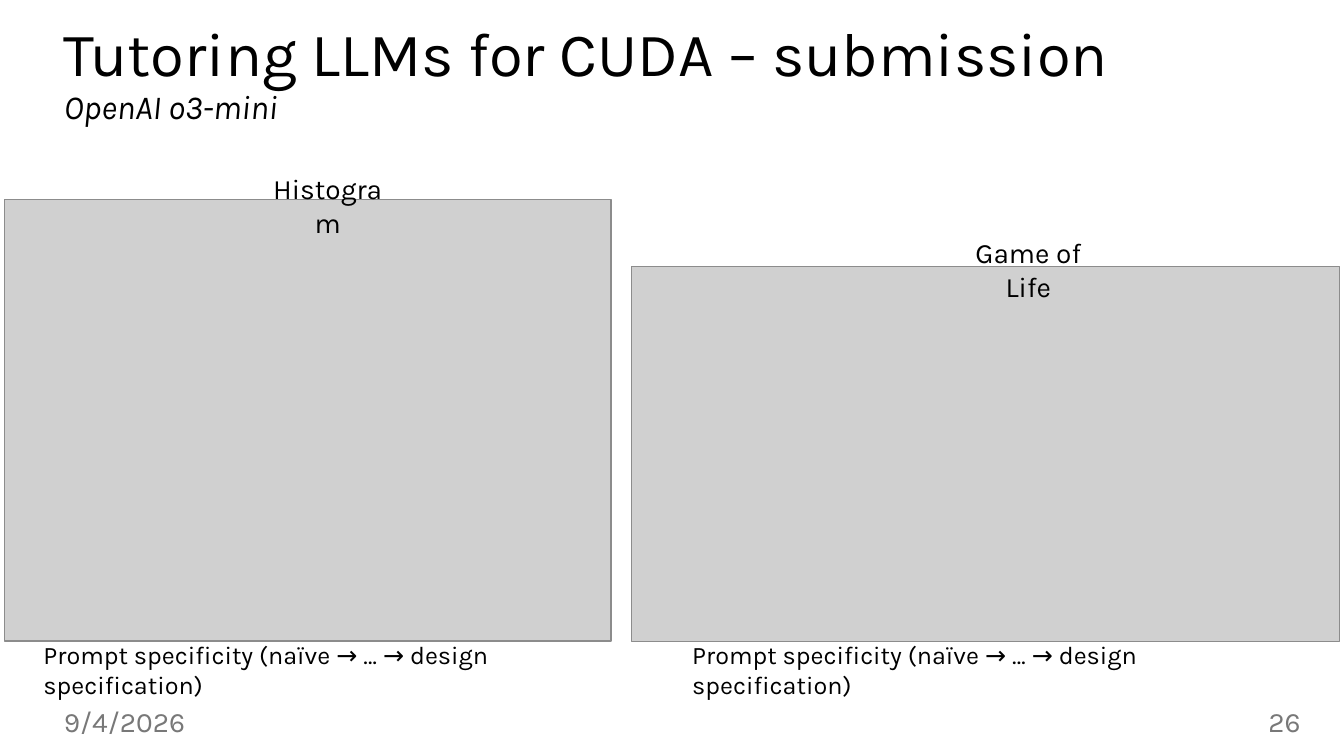
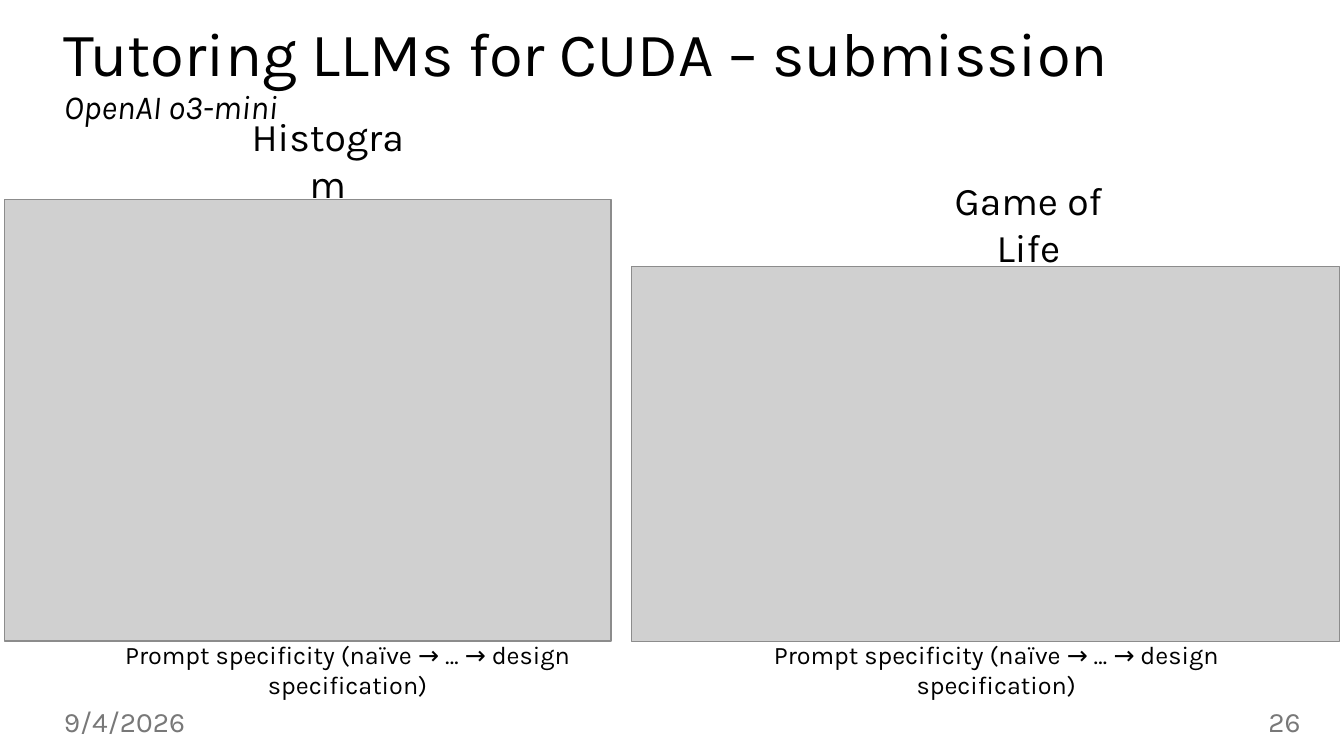
Before and after one commit to jiriklepl/phd-thesis, a slide deck: slide 26 of slides/Optimizing Memory Layouts and Traversal Orders in High-Performance Computing.pptx. Drawn at 1344x756 pixels with LibreOffice and Linux fonts; fonts in the diff are those of the drawing; grey boxes stand for pictures; background and template pictures are left out. Boxes give left, top, right and bottom in pixels: in the first picture for what was removed or moved away, otherwise in the second. Text is boxed around its words. In the diff, an @@ line names an element or a change of style, - is before the commit and + after.

```diff
--- a/slides/Optimizing Memory Layouts and Traversal Orders in High-Performance Computing.pptx
+++ b/slides/Optimizing Memory Layouts and Traversal Orders in High-Performance Computing.pptx
@@ text "Histogram" moved from (x1=254, y1=166, x2=401, y2=211) to (x1=229, y1=153, x2=426, y2=211) @@
@@ text "Histogram" at (x1=229, y1=153, x2=426, y2=211): size 20 to 28 pt; vertical alignment top to bottom @@
@@ text "Game of Life" at (x1=955, y1=188, x2=1102, y2=272): size 20 to 28 pt; vertical alignment top to bottom @@
@@ text "Game of Life" moved from (x1=975, y1=243, x2=1081, y2=298) to (x1=955, y1=188, x2=1102, y2=272) @@
@@ text "Prompt specificity (naïve → … ..." at (x1=125, y1=641, x2=570, y2=700): alignment left to centre @@
@@ text "Prompt specificity (naïve → … ..." at (x1=774, y1=646, x2=1218, y2=700): alignment left to centre @@
```
Also in this commit, not shown: 23 other slides changed.
